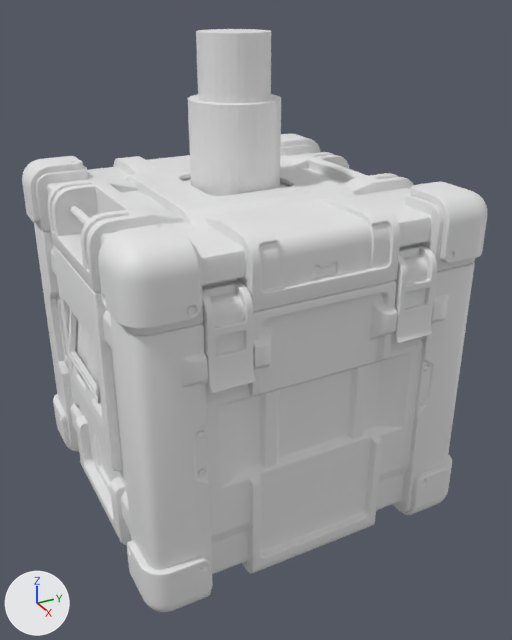
A saved change to the Blender file blender/box.blend.
Camera for both pictures: a 50 mm lens placed at (0.913, 1.119, 0.505), pointed at (0.038, 1.587, 0.039). Every picture has the same lights, and +X, +Y and +Z are marked at lower left.

Before the edit, the objects in view are built like this:
```python
ob_cap = bpy.data.objects.new('cap', me_cube_003)
ob_cap.location = (0.0, 1.573, 0.201)
ob_cargo_box = bpy.data.objects.new('cargo_box', me_cube_001)
ob_cargo_box.location = (0.0, 1.574, 0.0)
ob_handles_box = bpy.data.objects.new('handles_box', me_cube_006)
ob_handles_box.location = (0.048, 1.329, 0.02)
ob_handles_box.rotation_euler = (-0.145, 0.0, 0.0)  # degrees (-8.3, 0, 0)
ob_handles_box.scale = (0.0778, 0.00321, 0.0445)
ob_magnetic_tap = bpy.data.objects.new('magnetic_tap', me_cylinder_001)
ob_magnetic_tap.location = (0.0, 1.573, 0.3)
ob_magnetic_tap.scale = (0.0647, 0.0647, 0.0647)
# also in view: 'locks' at (0.0, 1.574, 0.134); 'angles' at (0.0, 1.574, 0.001)
```
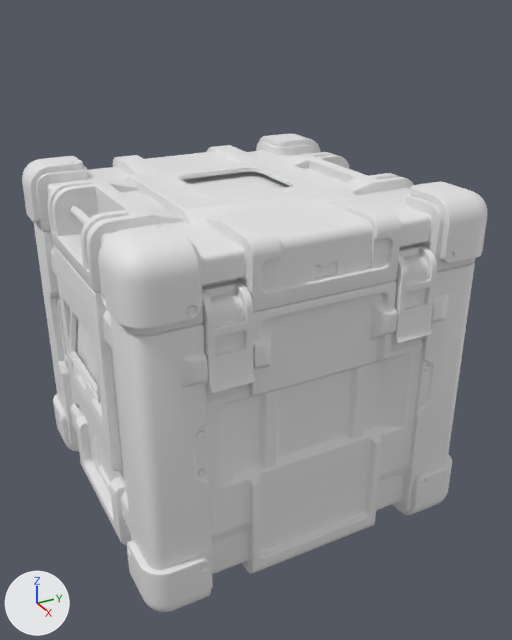
Commit message: fifth update

Boxes (x1, y1, x2, y2) around the edits, measured in the pictures (512 x 640 px):
'cap', reshaped
    before: (36, 144, 475, 336)
    after: (36, 141, 475, 336)
'magnetic_tap', hidden
    before: (185, 29, 288, 196)
'handles_box', reshaped, turned, modifiers changed, rescaled
    before: (68, 309, 101, 403)
    after: (69, 309, 101, 403)
part 1 of me_cube_003, built on
    before: (37, 145, 440, 310)
    after: (36, 141, 475, 336)

Diff of the bpy script that builds the scene:
```diff
--- a/blender/box.blend.py
+++ b/blender/box.blend.py
@@ me_cube_003 @@
 # used by ob_cap; location = (0.0, 1.573, 0.201)
-me_cube_003.from_pydata(...)  # 413 vertices, 248 faces; spans x 0.0..0.25, y -0.25..0.0, z -0.049..0.049
+me_cube_003.from_pydata(...)  # 552 vertices, 349 faces; spans x 0.0..0.25, y -0.25..0.0, z -0.049..0.049
+# me_cube_003 part 1: 46 vertices moved within x 0.0..0.25, y -0.235..0.0, z -0.017..0.049; 25 vertices removed from x 0.0..0.25, y -0.233..0.0, z -0.017..0.04; 164 vertices added at x 0.0..0.25, y -0.25..0.0, z -0.039..0.048
@@ me_cube_006 @@
 # used by ob_handles_box; location = (0.048, 1.329, 0.02); rotation_euler = (-0.145, 0.0, 0.0), in degrees (-8.3, 0, 0); scale = (0.0778, 0.00321, 0.0445)
-me_cube_006.from_pydata(...)  # 109 vertices, 67 faces; spans x -0.62..0.38, y -1.26..1.23, z -0.72..1.28
+me_cube_006.from_pydata(...)  # 176 vertices, 100 faces; spans x -0.13..0.03, y 0.0, z -0.03..0.06
+# me_cube_006 part 2: 109 vertices removed from x -0.62..0.38, y -1.26..1.23, z -0.72..1.28; 176 vertices added at x -0.13..0.03, y 0.0, z -0.03..0.06
@@ ob_handles_box @@
 ob_handles_box.location = (0.048, 1.329, 0.02)
-ob_handles_box.rotation_euler = (-0.145, 0.0, 0.0)  # degrees (-8.3, 0, 0)
-ob_handles_box.scale = (0.0778, 0.00321, 0.0445)
+ob_handles_box.rotation_euler = (-0.14, 0.0, 0.0)  # degrees (-8, 0, 0)
+_m = ob_handles_box.modifiers.new('Bevel', 'BEVEL')
+_m.width = 0.001
+_m.width_pct = 0.001
+_m.segments = 3
+_m.limit_method = 'WEIGHT'
+_m.use_clamp_overlap = False
 _m = ob_handles_box.modifiers.new('Mirror', 'MIRROR')
-_m.use_axis = (True, True, False)
+_m.use_axis = (False, True, False)
 _m.mirror_object = ob_empty
@@ ob_magnetic_tap @@
 ob_magnetic_tap.scale = (0.0647, 0.0647, 0.0647)
+ob_magnetic_tap.hide_set(True)
```
